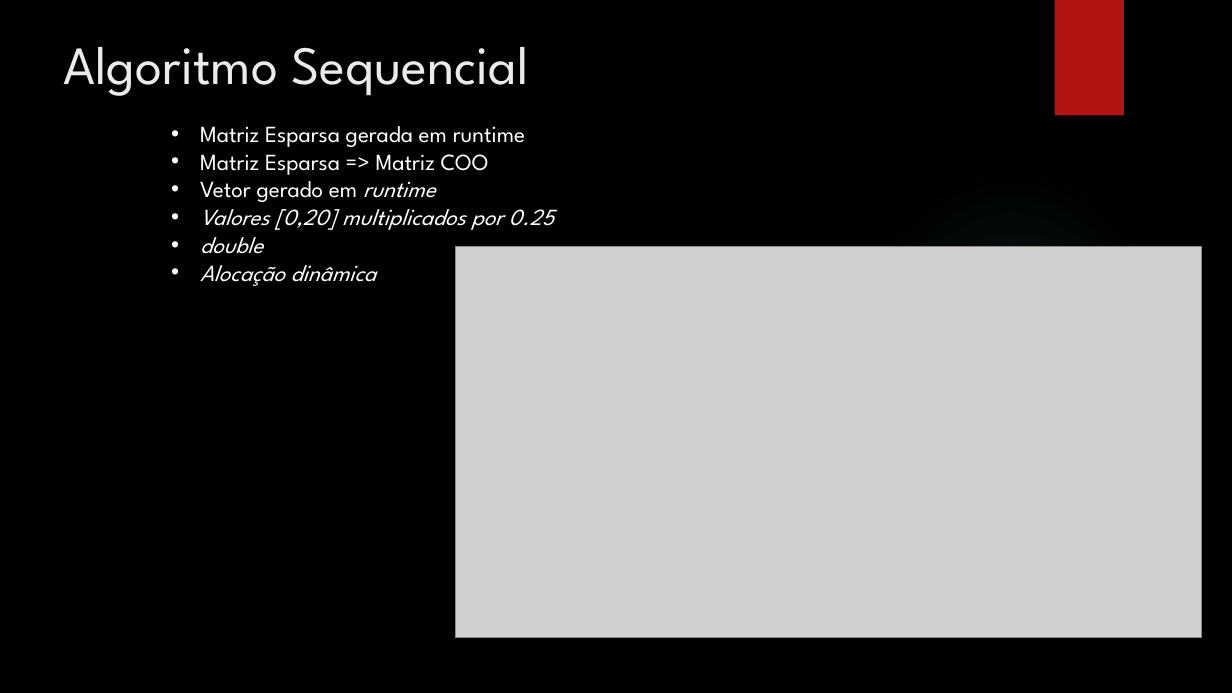
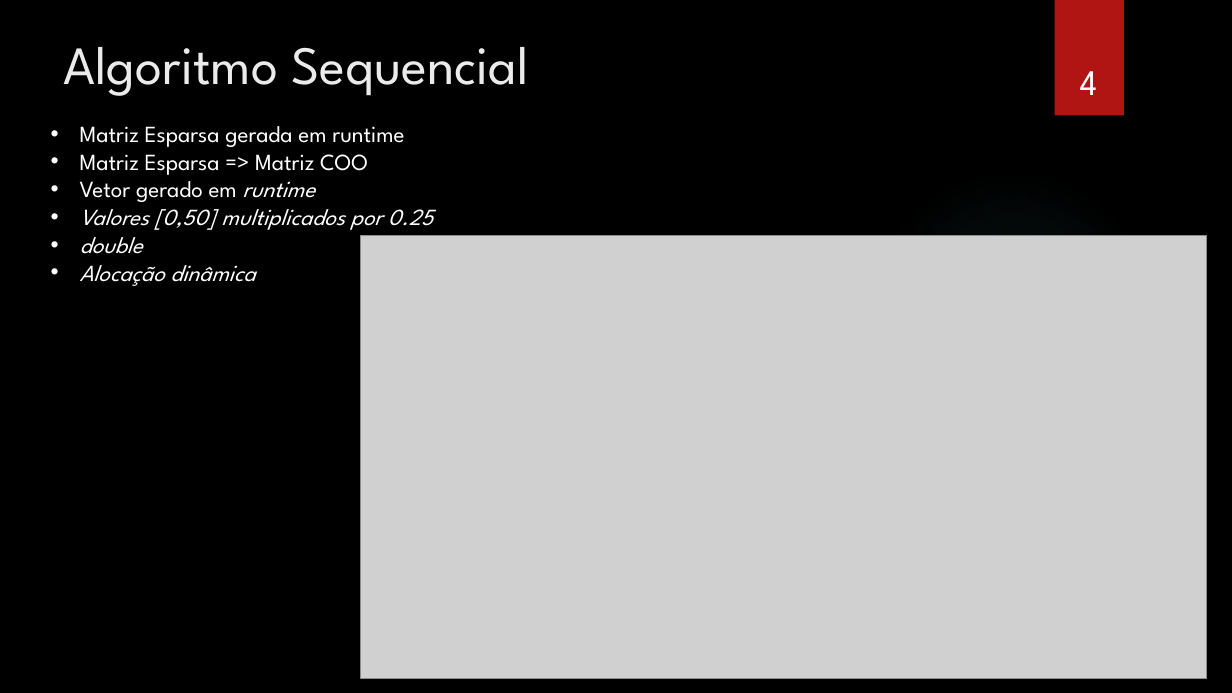
Before and after one commit to CarlosDiogo01/Parallel-Computing-Paradigms, a slide deck: slide 4 of PCP_-_#3_MPI_OpenMP_HybridSolution_Sparse_Matrix/ApresentacaoTrabalhos.pptx. Drawn at 1232x693 pixels with LibreOffice and Linux fonts; fonts in the diff are those of the drawing; grey boxes stand for pictures; background and template pictures are left out. Boxes give left, top, right and bottom in pixels: in the first picture for what was removed or moved away, otherwise in the second. Text is boxed around its words. In the diff, an @@ line names an element or a change of style, - is before the commit and + after.

Commit message:
Final Presentation added

```diff
--- a/PCP_-_#3_MPI_OpenMP_HybridSolution_Sparse_Matrix/ApresentacaoTrabalhos.pptx
+++ b/PCP_-_#3_MPI_OpenMP_HybridSolution_Sparse_Matrix/ApresentacaoTrabalhos.pptx
@@ page number added at (x1=1080, y1=71, x2=1098, y2=95), 28 pt, text #FFFFFF @@
+4
@@ text "Matriz Esparsa gerada em runtime" moved from (x1=200, y1=126, x2=554, y2=286) to (x1=80, y1=126, x2=433, y2=286) @@
@@ text at (x1=80, y1=200, x2=433, y2=230): text changed @@
-• Valores [0,20] multiplicados por 0.25
+• Valores [0,50] multiplicados por 0.25
@@ picture resized from (x1=456, y1=247, x2=1202, y2=638) to (x1=360, y1=236, x2=1207, y2=678) @@
```
Also in this commit, not shown: 4 other slides changed, 16 slides added, 5 slides removed, 7 other files.
